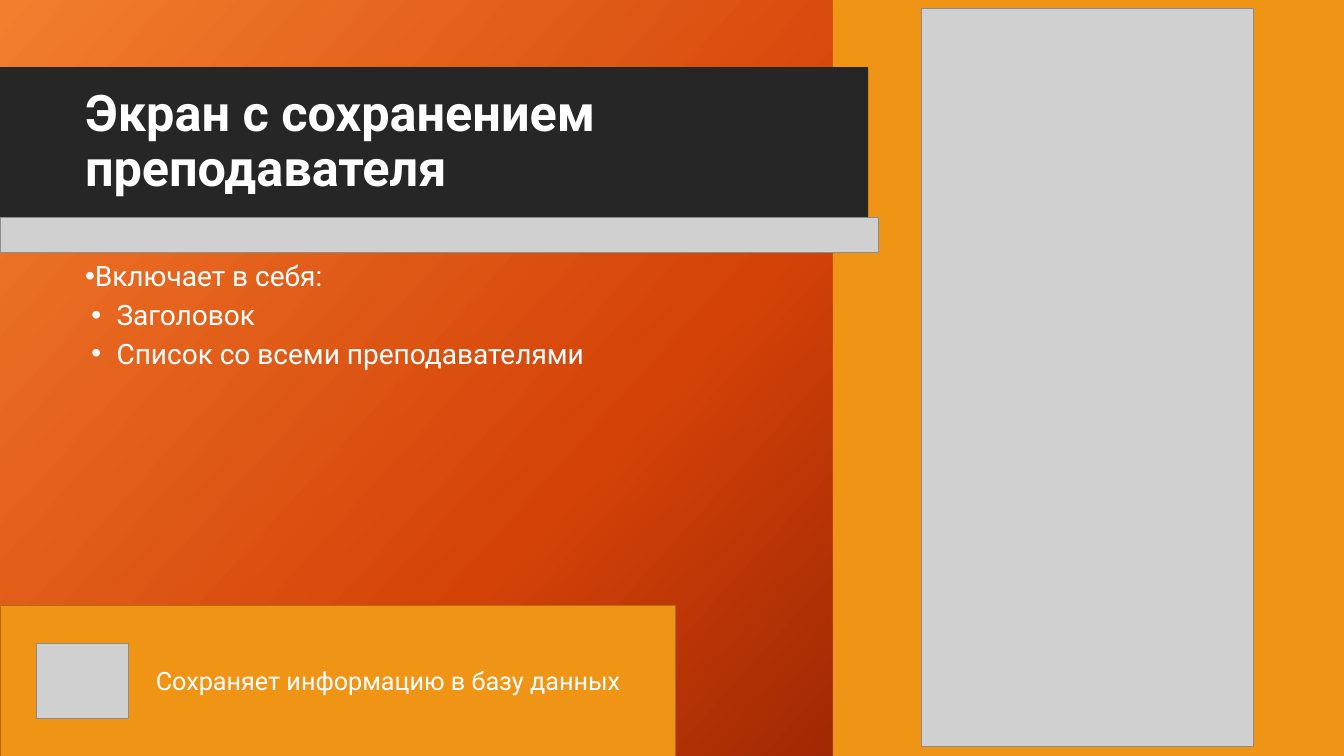
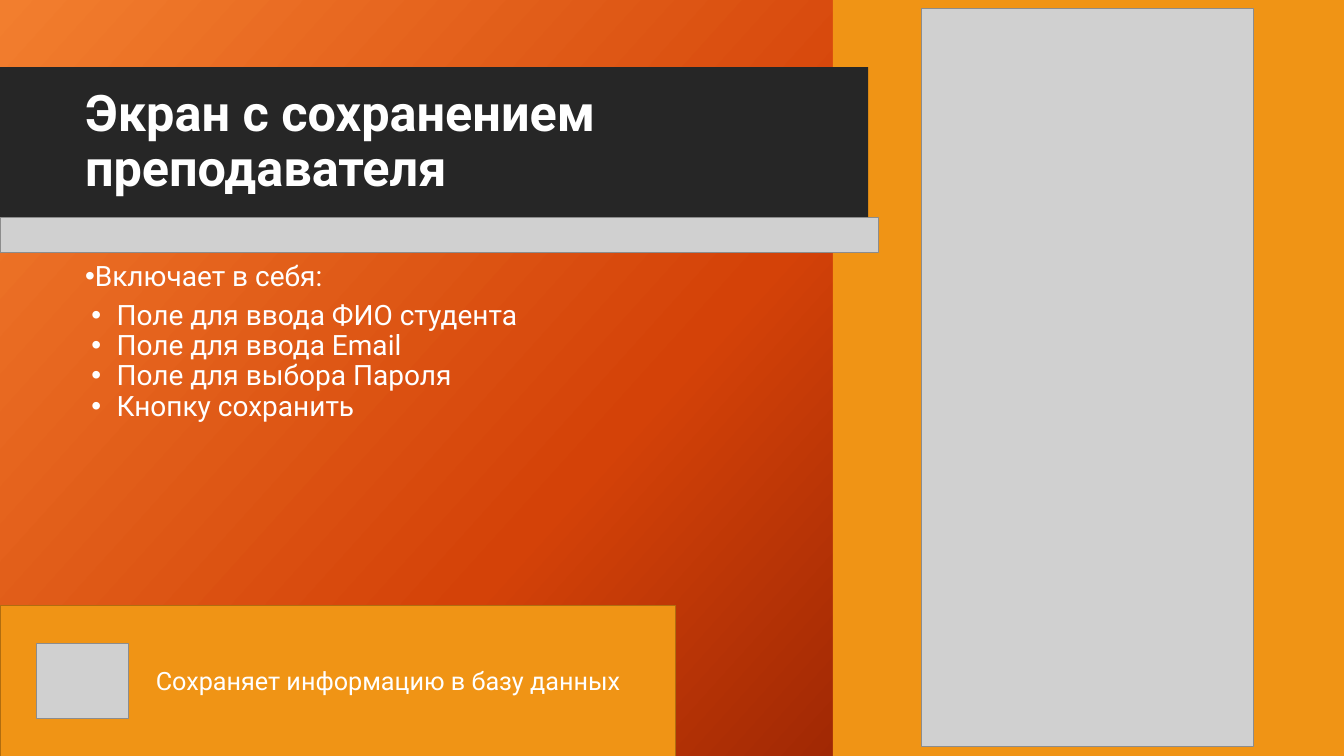
Before and after one commit to GRIZZLY1111/UP_7, a slide deck: slide 9 of Презентация_Up_7.pptx. Drawn at 1344x756 pixels with LibreOffice and Linux fonts; fonts in the diff are those of the drawing; grey boxes stand for pictures; background and template pictures are left out. Boxes give left, top, right and bottom in pixels: in the first picture for what was removed or moved away, otherwise in the second. Text is boxed around its words. In the diff, an @@ line names an element or a change of style, - is before the commit and + after.

```diff
--- a/Презентация_Up_7.pptx
+++ b/Презентация_Up_7.pptx
@@ text at (117,304,517,422): text changed @@
-• Заголовок
-• Список со всеми преподавателями
+• Поле для ввода ФИО студента
+• Поле для ввода Email
+• Поле для выбора Пароля
+• Кнопку сохранить
```
Also in this commit, not shown: 5 other slides changed.
